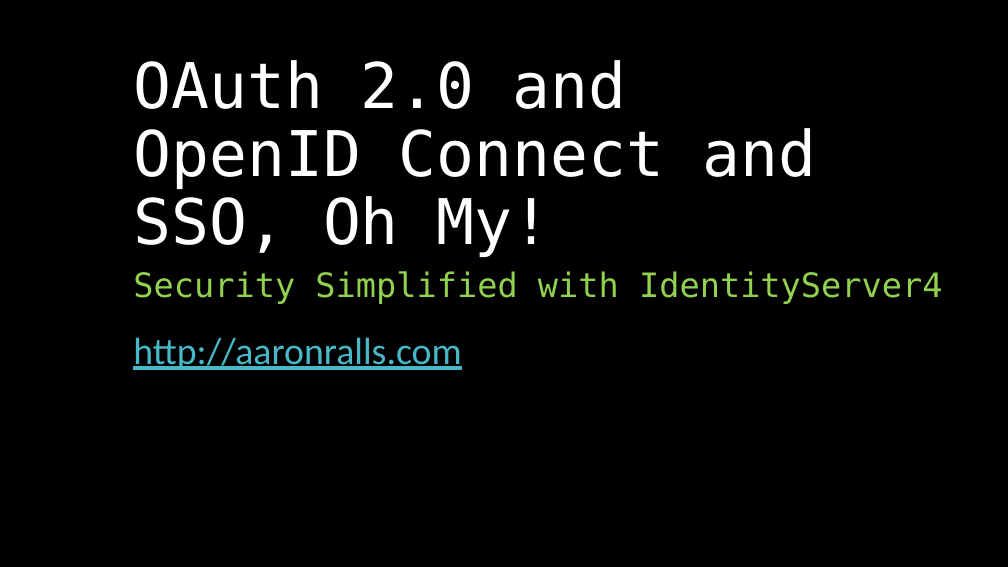
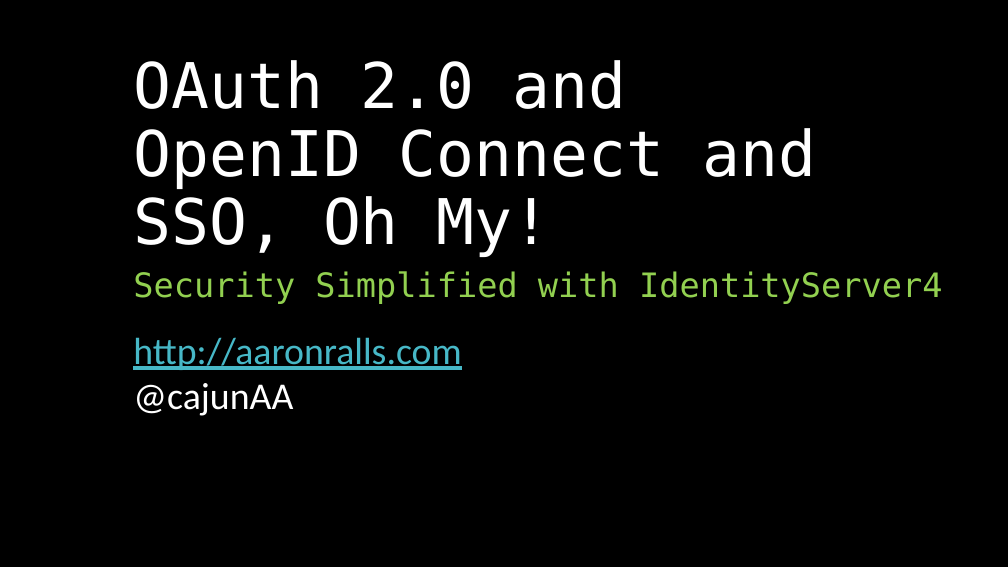
Before and after one commit to aaronralls/IdentityServer4Presentations, a slide deck: slide 1 of Authorization-IdentityServer4v2.pptx. Drawn at 1008x567 pixels with LibreOffice and Linux fonts; fonts in the diff are those of the drawing. Boxes give left, top, right and bottom in pixels: in the first picture for what was removed or moved away, otherwise in the second. Text is boxed around its words. In the diff, an @@ line names an element or a change of style, - is before the commit and + after.

```diff
--- a/Authorization-IdentityServer4v2.pptx
+++ b/Authorization-IdentityServer4v2.pptx
@@ text at (133,383,293,416): paragraph added @@
+@cajunAA
```
Also in this commit, not shown: 6 other slides changed, 1 slide added, 1 other file.
